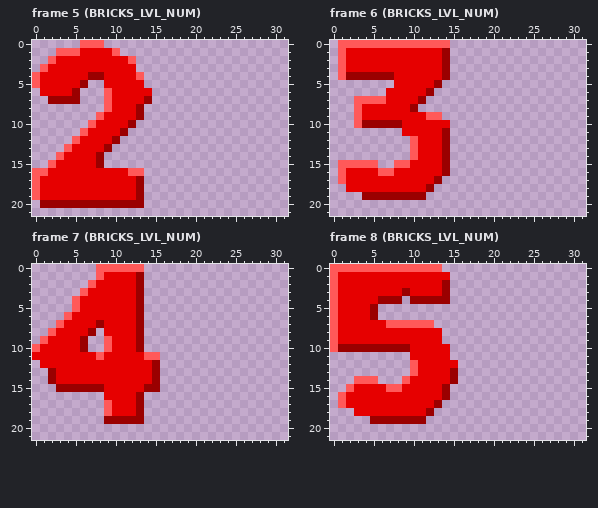
A pixel-art file gets an edit: resources/gfx/bricks_level.aseprite. That is the earlier state.
32x32 pixels, 12 frames. Shown: frame 5 (BRICKS_LVL_NUM): x 0..31, y 0..21; frame 6 (BRICKS_LVL_NUM): x 0..31, y 0..21; frame 7 (BRICKS_LVL_NUM): x 0..31, y 0..21; frame 8 (BRICKS_LVL_NUM): x 0..31, y 0..21. The commit also changed other frames, which this record leaves out.
Now the later version:
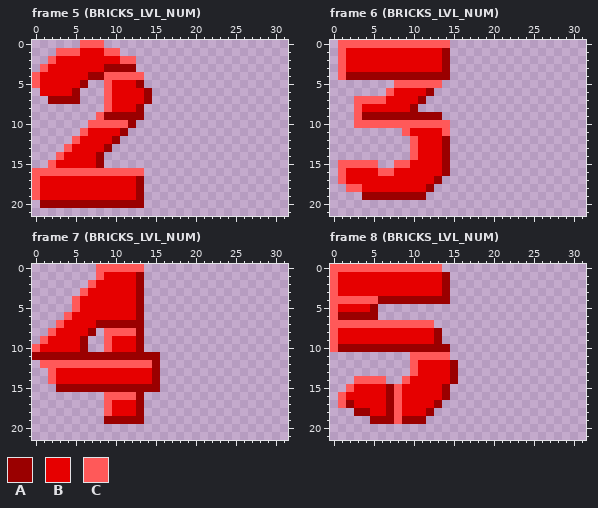
Palette (. is transparent): A #9a0000  B #e60000  C #ff5959
Change:
Frame 5 (BRICKS_LVL_NUM):
Colour B becomes colour A in row 3 at x 9 to 12; in row 5 at x 13; in row 6 at x 14; in row 9 at x 9 to 12.
Colour B becomes colour C in row 1 at x 9; in row 2 at x 11; in row 4 at x 9 to 12; in row 5 at x 9; in row 10 at x 8 to 11; in row 16 at x 2 to 11.
Frame 6 (BRICKS_LVL_NUM):
Colour B becomes colour A in row 4 at x 8 to 13; in row 9 at x 4 to 11.
Colour C becomes colour A in row 9 at x 12 to 13.
Colour A becomes colour C in row 5 at x 13; in row 10 at x 4 to 8; in row 11 at x 14.
Colour B becomes colour C in row 5 at x 8 to 12; in row 6 at x 7; in row 10 at x 9 to 14; in row 11 at x 9; in row 18 at x 2 to 3.
Frame 7 (BRICKS_LVL_NUM):
Colour B becomes colour A in row 7 at x 9 to 12; in row 11 at x 0 to 7 and 9 to 13; in row 15 at x 9 to 13.
Colour C becomes colour A in row 11 at x 8 and 14 to 15.
Colour A becomes colour C in rows 13 to 14 at x 2.
Colour B becomes colour C in row 8 at x 9 to 12; in row 12 at x 1 to 14; in row 16 at x 9 to 12.
Frame 8 (BRICKS_LVL_NUM):
The author put colour A in row 4 at x 9.
Colour B becomes colour A in row 1 at x 14; in row 6 at x 1 to 4; in rows 8 to 9 at x 13; in row 10 at x 10 to 14; in row 12 at x 15; in row 16 at x 7.
Colour B becomes colour A in row 17 at x 2 and 7; in row 18 at x 3 to 4 and 7.
Colour C becomes colour A in row 15 at x 7.
Colour A becomes colour B in row 3 at x 9.
The author put colour C in row 14 at x 6.
Colour A becomes colour C in row 19 at x 8.
Colour B becomes colour C in row 4 at x 1 to 5; in row 7 at x 1 to 6; in row 11 at x 10 to 14; in rows 16 to 18 at x 8.
Changed places in both pictures, as pixel boxes (x1, y1, x2, y2):
changed: (96, 48, 152, 128)
changed: (48, 168, 128, 176)
changed: (362, 72, 450, 136)
changed: (346, 184, 362, 192)
changed: (32, 320, 160, 400)
changed: (338, 272, 458, 424)
